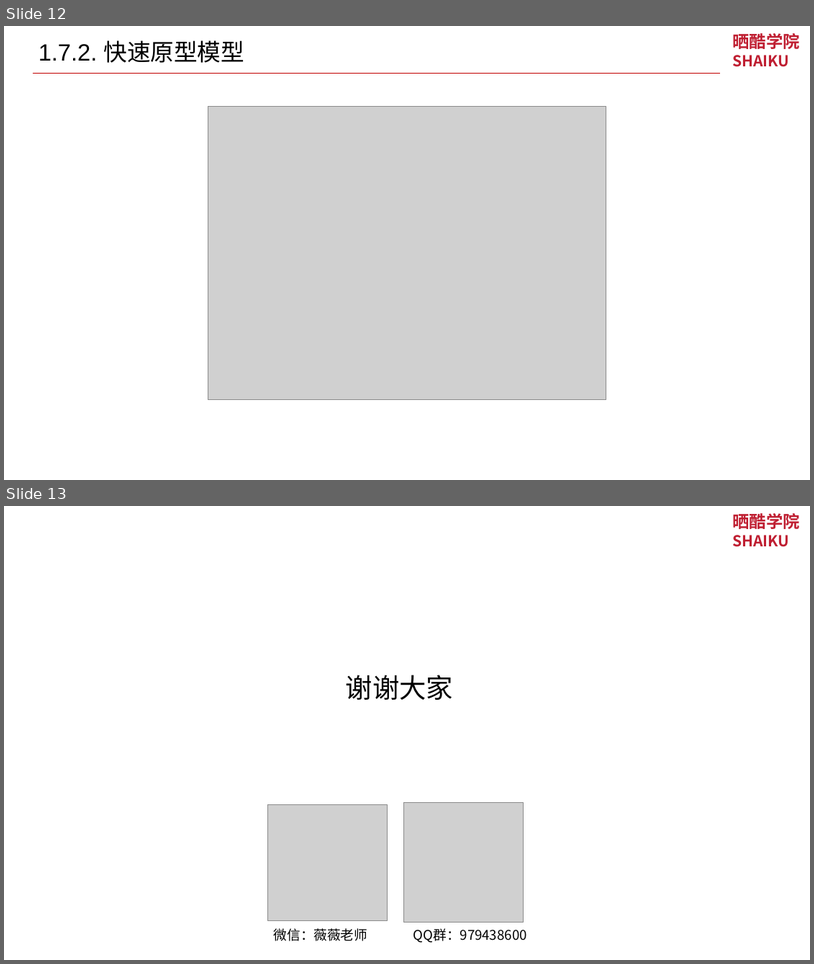
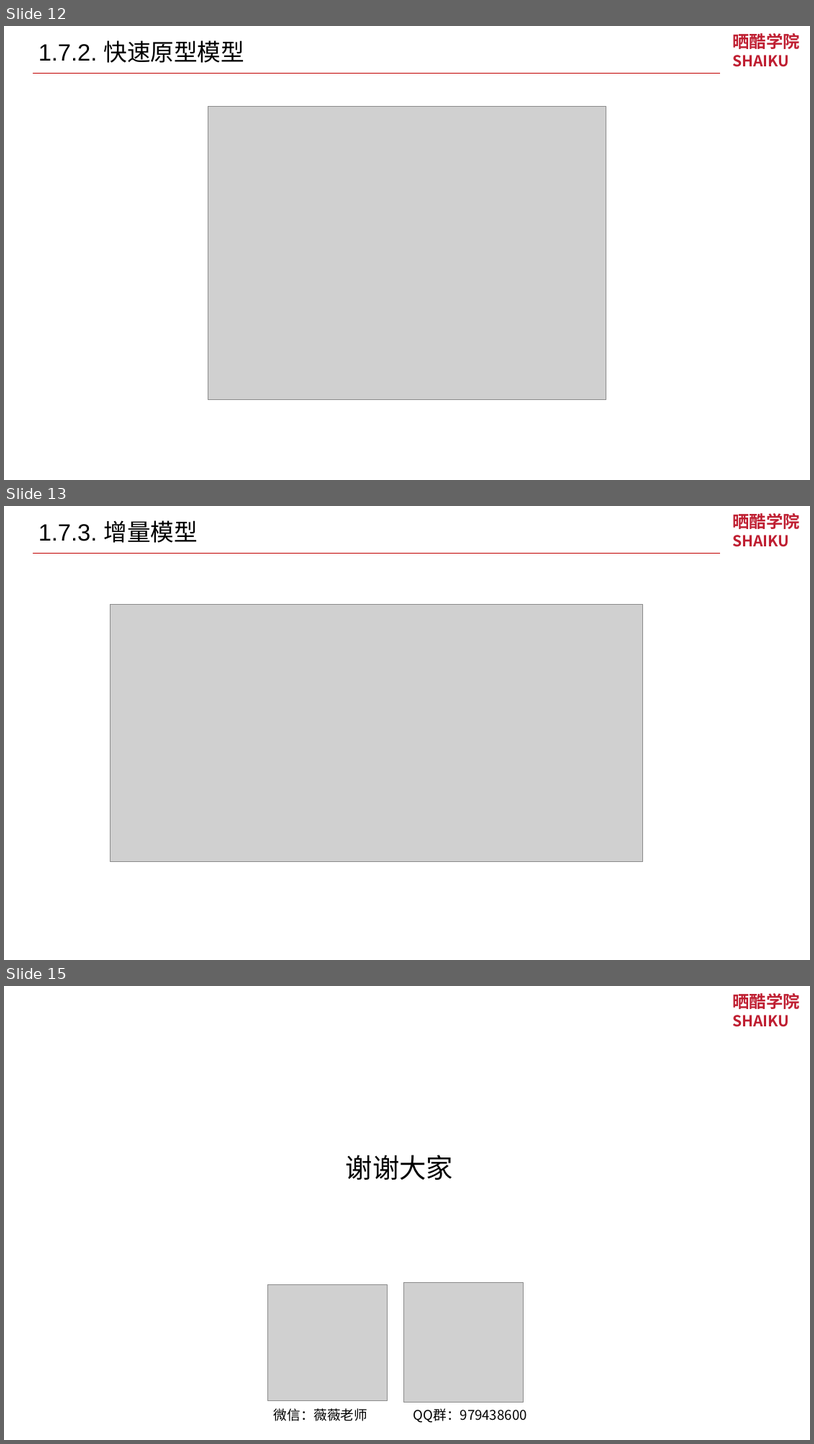
Before and after one commit to shaikuba/test-baisc-theory, a slide deck: 软件测试理论.pptx. Shown one above the other, each under a label of ours: slides 12 and 13 before the commit, slides 12, 13 and 15 after it; the slides between them are not shown. The pictures are 814x964 and 814x1444 pixels, drawn with LibreOffice and Linux fonts; fonts in the diff are those of the drawing; grey boxes stand for pictures. Boxes give left, top, right and bottom in pixels: in the first picture for what was removed or moved away, otherwise in the second. Text is boxed around its words. In the diff, an @@ line names an element or a change of style, - is before the commit and + after.

```diff
--- a/软件测试理论.pptx
+++ b/软件测试理论.pptx
@@ slide 13 added at [4,506,810,960], background #FFFFFF; not listed: 1 template element that a slide beside it also shows @@
@@ text added at [39,520,198,543], 28 pt, text #000000 @@
+1.7.3. 增量模型
@@ line added from (32, 554) to (720, 554), #C00000 1 pt @@
@@ picture added at [110,605,643,861] @@
@@ what was slide 13 is now slide 15 @@
```
Also in this commit, not shown: 1 other slide added.
